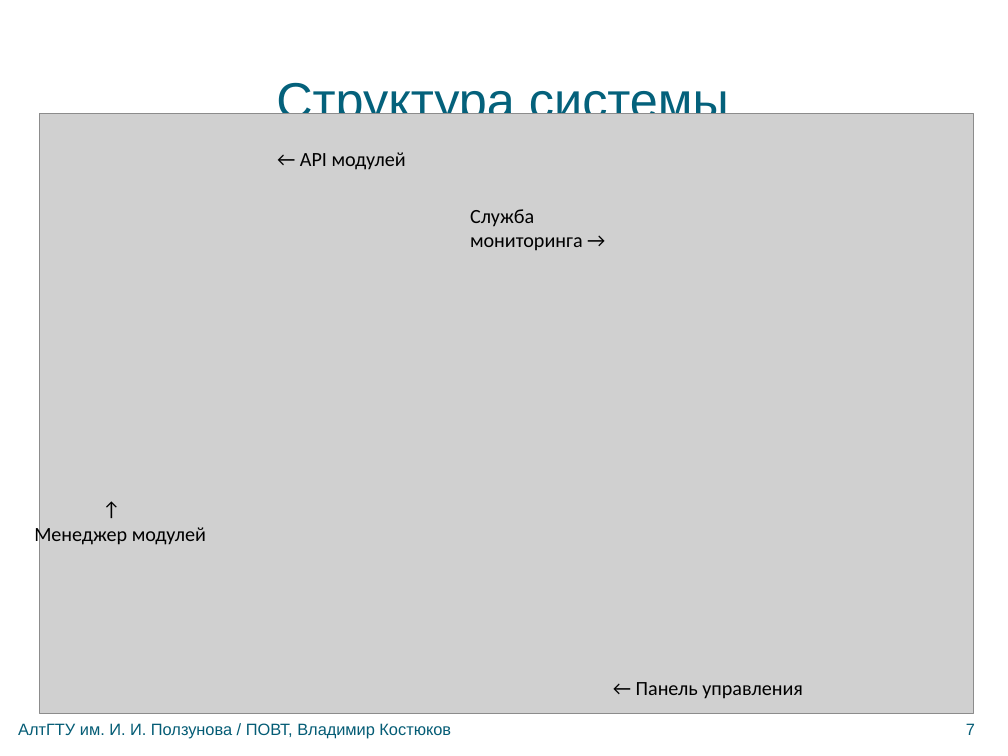
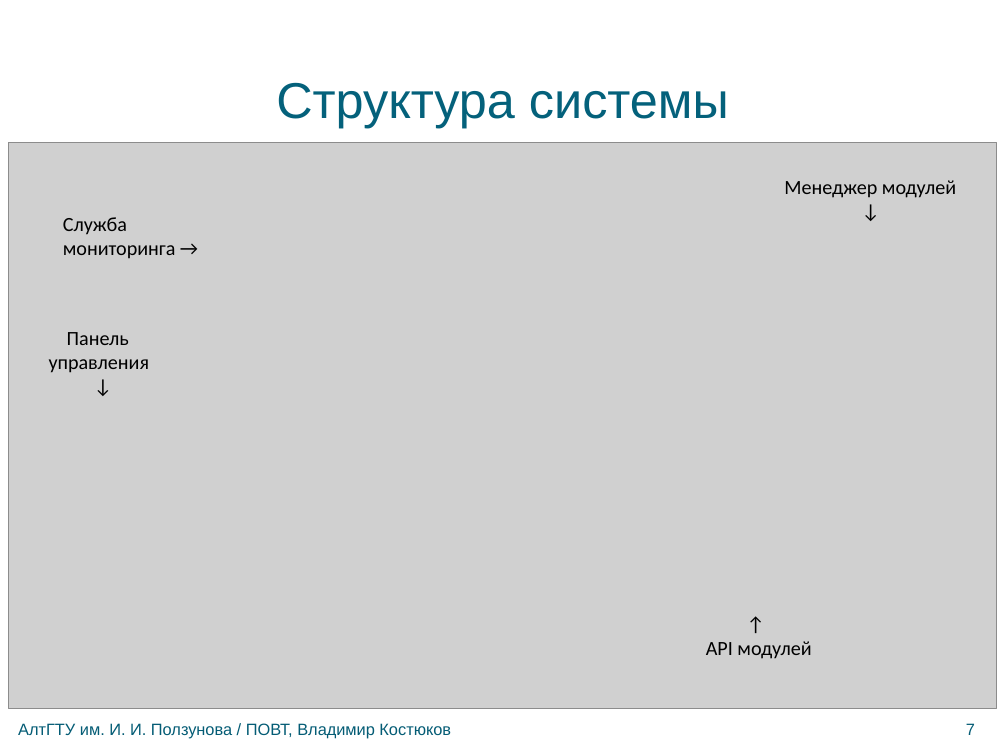
Before and after one commit to bluerain/snoopy, a slide deck: slide 7 of diploma/trunk/ppt/kostyukov.pptx. Drawn at 1008x756 pixels with LibreOffice and Linux fonts; fonts in the diff are those of the drawing; grey boxes stand for pictures; background and template pictures are left out. Boxes give left, top, right and bottom in pixels: in the first picture for what was removed or moved away, otherwise in the second. Text is boxed around its words. In the diff, an @@ line names an element or a change of style, - is before the commit and + after.

```diff
--- a/diploma/trunk/ppt/kostyukov.pptx
+++ b/diploma/trunk/ppt/kostyukov.pptx
@@ picture: place and size @@
-picture at <box>40,113,974,713</box>
+picture at <box>8,142,997,709</box>
@@ text at <box>784,180,956,198</box>: paragraph removed @@
-↑
@@ text at <box>784,180,956,198</box>: paragraph added @@
+↓
@@ text "Менеджер модулей": place and size @@
-text "Менеджер модулей" at <box>34,524,206,547</box>
+text "Менеджер модулей" at <box>784,180,956,198</box>
@@ text "Служба мониторинга →": place and size @@
-text "Служба мониторинга →" at <box>470,209,583,251</box>
+text "Служба мониторинга →" at <box>63,217,176,259</box>
@@ text at <box>49,332,150,373</box>: text changed @@
-← Панель управления
+Панель управления
+↓
@@ text at <box>706,641,811,659</box>: text changed @@
-← API модулей
+↑
+API модулей
```
Also in this commit, not shown: 2 other files.
